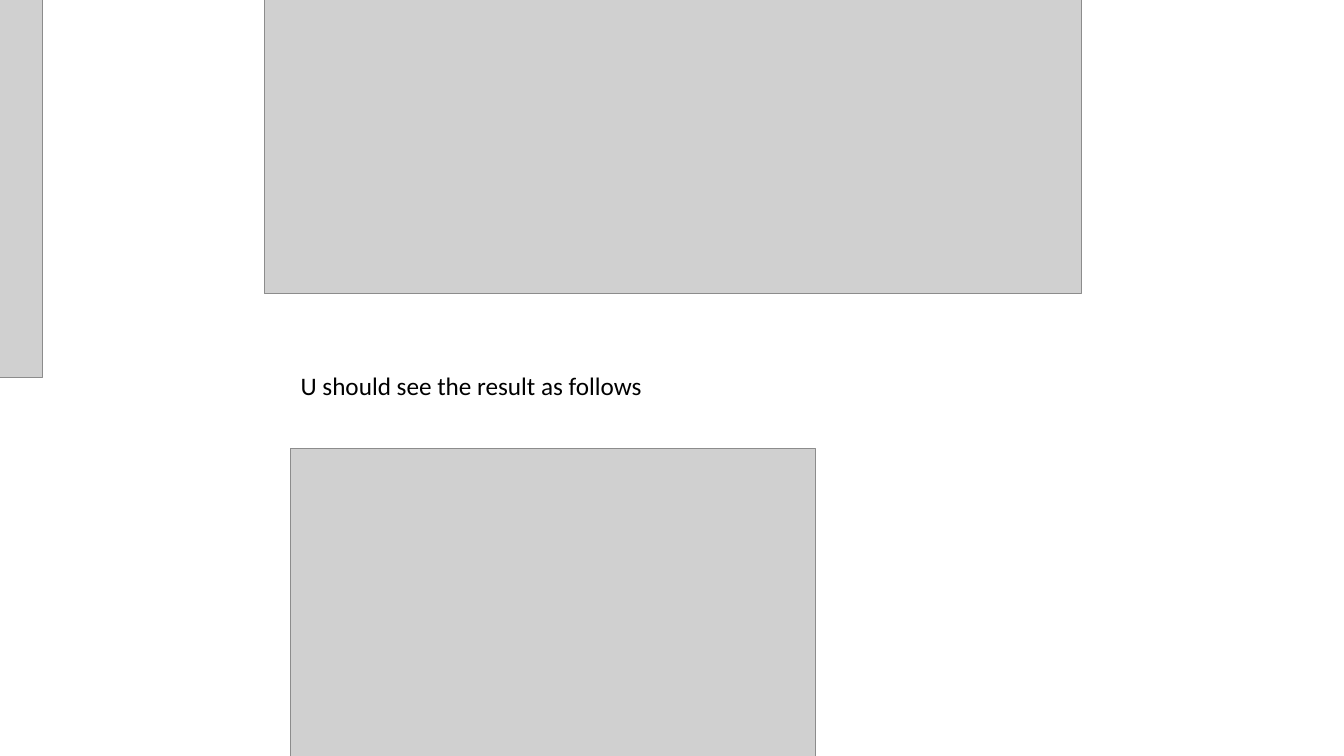
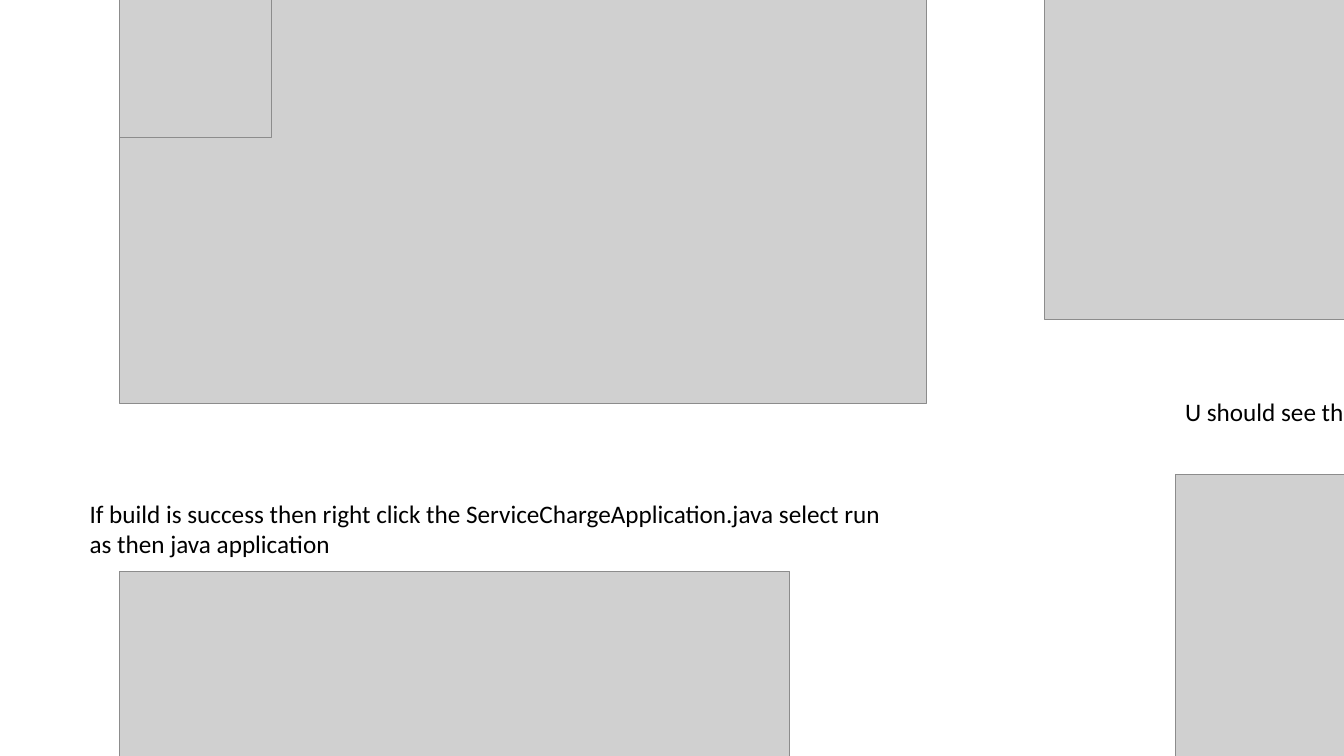
Before and after one commit to StarGaze870/ServiceChargeApp, a slide deck: slide 3 of guide.pptx (slide 2 before the commit). Drawn at 1344x756 pixels with LibreOffice and Linux fonts; fonts in the diff are those of the drawing; grey boxes stand for pictures; background and template pictures are left out. Boxes give left, top, right and bottom in pixels: in the first picture for what was removed or moved away, otherwise in the second. Text is boxed around its words. In the diff, an @@ line names an element or a change of style, - is before the commit and + after.

```diff
--- a/guide.pptx
+++ b/guide.pptx
@@ picture added at bbox=[120, 0, 271, 137] @@
@@ picture: place and size @@
-picture at bbox=[264, 0, 1082, 294]
+picture at bbox=[1046, 0, 1344, 321]
@@ 2 pictures, 2 texts: place and size @@
-2 pictures, 2 texts at bbox=[0, 0, 816, 756]
+2 pictures, 2 texts at bbox=[90, 0, 1344, 756]
@@ picture added at bbox=[120, 572, 789, 756] @@
```
Also in this commit, not shown: 1 other slide changed, 1 slide added, 1 other file.
